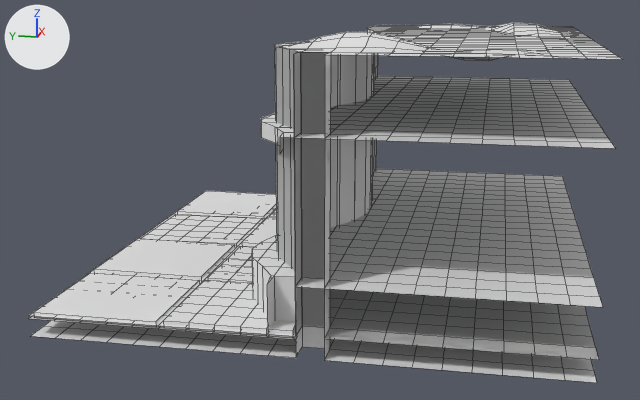
The FBX model Assets/Data/Level/Biomes/AbyssalRuins/Models/K_Floor_Rock_2.fbx as it was, and as the next commit left it.
Before and after are seen from a 50 mm lens placed at (-9.46, -1.6, 2.96), pointed at (-0.18, 0.25, 0.64). The axes (+X, +Y, +Z) are drawn at upper left. The lights are the same throughout. The first picture is the older version. Mesh edges are drawn as thin lines. Where no turn or scale is listed for an object, it has been applied to the vertices.

The first picture shows 'K_Floor_Rock_2', 'K_Floor_Rock_2_ColGround0', 'K_Floor_Rock_2_ColGround1', 'K_Floor_Rock_2_ColWall1'.
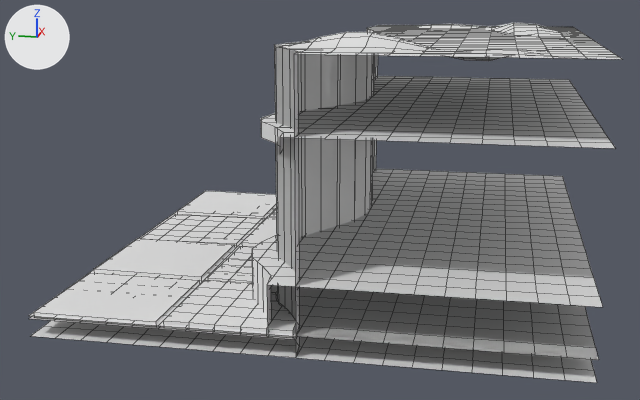
The change in detail:
me_k_floor_rock_2_colground1 is used by ob_k_floor_rock_2_colground1; location (0.0, 0.0, 0.0).
Verts and faces of me_k_floor_rock_2_colground1; kept vertices keep their numbers, new ones are numbered from 500.
Before the commit, vertices of me_k_floor_rock_2_colground1: 11 (-2.25, 0.0, 0.0) at pixel (302, 325), 12 (-2.5, 0.0, 0.0) at pixel (295, 336), 30 (-2.25, -0.25, 0.0) at pixel (329, 327), 31 (-2.5, -0.25, 0.0) at pixel (324, 338), 256 (-2.5, 0.0, -0.2) at pixel (295, 357).
Before the commit, vertices of me_k_floor_rock_2_colground1: 257 (-2.25, 0.0, -0.2) at pixel (302, 346), 267 (-2.25, -0.25, -0.2) at pixel (329, 348), 278 (-2.5, -0.25, -0.2) at pixel (324, 360).
me_k_floor_rock_2_colground1 had 500 vertices, 460 faces and spanned x -2.5..2.5, y -2.5..0.41, z -0.2..0.0.
me_k_floor_rock_2_colground1 now has 500 vertices, 459 faces and spans x -2.5..2.5, y -2.5..0.41, z -0.2..0.0.
Part 3, on me_k_floor_rock_2_colground1:
Faces deleted: (11, 12, 256, 257), (11, 257, 267, 30), (30, 267, 278, 31).
New faces: (11, 12, 31, 30), (256, 257, 267, 278).
me_k_floor_rock_2_colwall1 is used by ob_k_floor_rock_2_colwall1; location (0.0, 0.0, 0.0).
Verts and faces of me_k_floor_rock_2_colwall1; kept vertices keep their numbers, new ones are numbered from 500.
Before the commit, vertices of me_k_floor_rock_2_colwall1: 11 (-2.25, 0.0, 2.4) at pixel (300, 51), 12 (-2.5, 0.0, 2.4) at pixel (293, 54), 30 (-2.25, -0.25, 2.4) at pixel (330, 52), 31 (-2.5, -0.25, 2.4) at pixel (324, 54), 256 (-2.5, 0.0, 0.0) at pixel (295, 336).
Before the commit, vertices of me_k_floor_rock_2_colwall1: 257 (-2.25, 0.0, 0.0) at pixel (302, 325), 267 (-2.25, -0.25, 0.0) at pixel (329, 327), 278 (-2.5, -0.25, 0.0) at pixel (324, 338).
me_k_floor_rock_2_colwall1 had 500 vertices, 460 faces and spanned x -2.5..2.5, y -2.5..0.41, z 0.0..2.4.
me_k_floor_rock_2_colwall1 now has 500 vertices, 459 faces and spans x -2.5..2.5, y -2.5..0.41, z 0.0..2.4.
Part 2, on me_k_floor_rock_2_colwall1:
Faces deleted: (11, 12, 256, 257), (11, 257, 267, 30), (30, 267, 278, 31).
New faces: (11, 12, 31, 30), (256, 257, 267, 278).
me_k_floor_rock_2 is used by ob_k_floor_rock_2; location (0.0, 0.0, 0.0).
me_k_floor_rock_2 had 1605 vertices, 1154 faces and spanned x -2.5..2.5, y -2.5..2.5, z -0.03..2.53.
me_k_floor_rock_2 now has 1599 vertices, 1150 faces and spans x -2.5..2.5, y -2.5..2.5, z -0.03..2.53.
me_k_floor_rock_2 part 1: 4 vertices removed from x -2.5..-2.25, y -0.25..0.25, z 0.0.
Other edits to the shape of me_k_floor_rock_2 do not show in these pictures.

What differs and where, as boxes [x1, y1, x2, y2] in the pictures (640 x 400 px; the box of a moved part takes in the faces that stretch with it):
'K_Floor_Rock_2_ColGround1', reshaped
    before: [296, 326, 597, 383]
    after: [296, 313, 597, 383]
part 1 of me_k_floor_rock_2, deleted
    before: [267, 52, 331, 338]
part 2 of me_k_floor_rock_2_colwall1, moved or reshaped
    before: [295, 52, 331, 330]
    after: [295, 52, 330, 339]
part 3 of me_k_floor_rock_2_colground1, moved or reshaped
    before: [296, 326, 330, 360]
    after: [296, 347, 330, 360]
